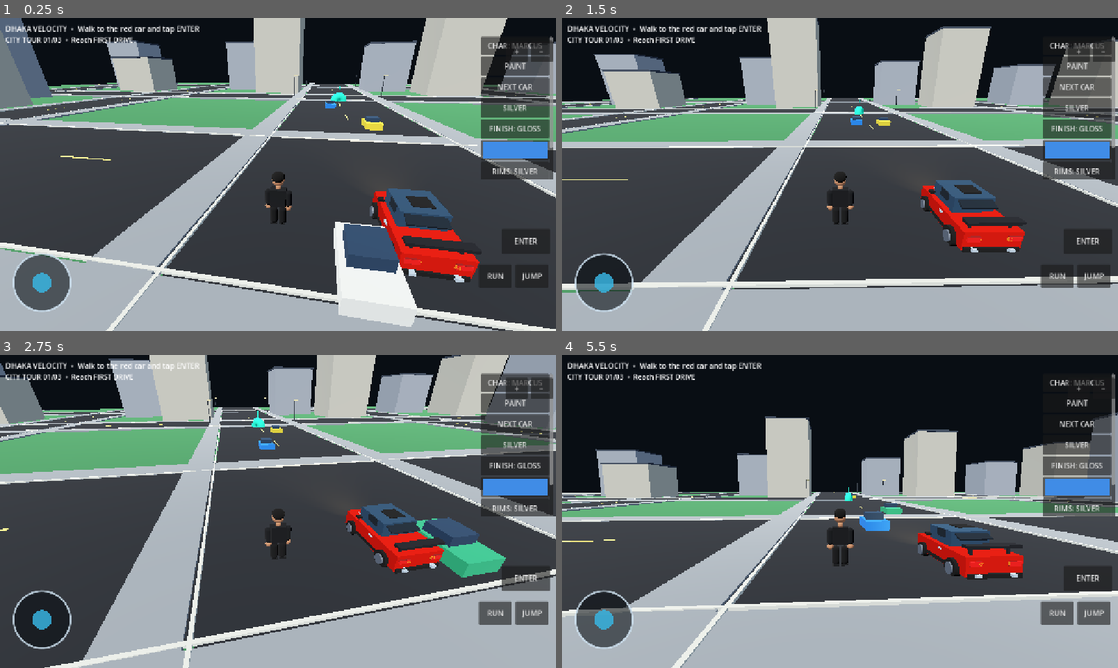
Above: before the commit, frames 1-4 (two rows, left to right).
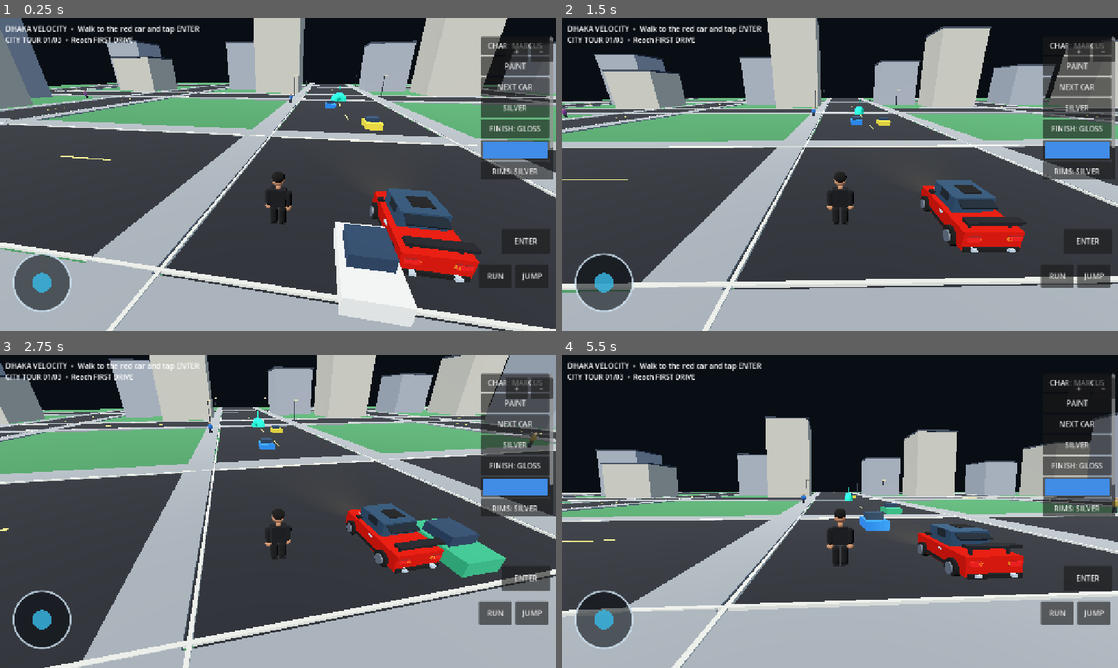
Above: after the commit, the same moments.

Repository: mahadihhassan8907-wq/Dhaka-Velocity-
Game: Godot game, scene res://Main.tscn
Same seed, same stepped clock (60 frames per second), same inputs: the game is played once before the commit and once after it.
Inputs (mouse positions are in pixels of both pictures, inside the frame that each line leads up to):
- Up to frame 1 (0.25 s): no input
- Up to frame 2 (1.5 s): tap Enter at 0.5, 1.25 s; move the mouse to (962, 158) at 0.52 s; click (962, 158) at 0.67 s; drag from (728, 190) to (812, 237) at 1.27 s
- Up to frame 3 (2.75 s): tap Enter at 2 s; move the mouse to (333, 442) at 2.02 s; click (333, 442) at 2.17 s
- Up to frame 4 (5.5 s): tap Enter at 2.75, 3.5, 4.25 s; drag from (812, 574) to (673, 464) at 2.77 s; move the mouse to (1006, 558) at 3.52 s; click (1006, 558) at 3.67 s; drag from (673, 464) to (756, 433) at 4.27 s; move the mouse to (867, 511) at 5.02 s; click (867, 511) at 5.17 s

The runs differ from the first frame. In frame 1, less than 0.1% of the frame differs, in the area x 15-53%, y 23-28%; in frame 2, less than 0.1%; in frame 3, less than 0.1%, in the area x 37-97%, y 21-30%; in frame 4, less than 0.1%.

Commit message:
Add lightweight walking pedestrians to city sidewalks

Diff:
--- a/Scripts/DhakaVelocity_v8.gd
+++ b/Scripts/DhakaVelocity_v8.gd
@@ -178,6 +178,7 @@
 ]
 var mission_names: Array[String] = ["FIRST DRIVE", "NORTH GATE", "WEST AVENUE"]
 var traffic_cars: Array[Node3D] = []
+var pedestrians: Array[Dictionary] = []
 var brake_lamps: Array[MeshInstance3D] = []
 var reverse_lamps: Array[MeshInstance3D] = []
 var headlight_nodes: Array[SpotLight3D] = []
@@ -215,6 +216,7 @@
 	_build_player()
 	_build_car()
 	_build_traffic()
+	_build_pedestrians()
 	_build_checkpoint()
 	_build_camera()
 	_build_ui()
@@ -411,6 +413,65 @@
 	pole.material_override = _mat(Color(0.16, 0.18, 0.20))
 	lamp.add_child(pole)
 	_box(lamp, Vector3(0.95, 0.16, 0.42), Vector3(0.34, 5.12, 0.0), Color(0.90, 0.82, 0.56))
+
+
+func _build_pedestrians() -> void:
+	# Lightweight ambient pedestrians establish everyday city life on the sidewalks.
+	var pedestrian_specs: Array[Dictionary] = [
+		{"position": Vector3(-9.5, 0.0, -34.0), "axis": Vector3(0.0, 0.0, 1.0), "min": -43.0, "max": -19.0, "speed": 1.15, "jacket": Color(0.16, 0.38, 0.68), "pants": Color(0.12, 0.14, 0.18)},
+		{"position": Vector3(9.5, 0.0, 34.0), "axis": Vector3(0.0, 0.0, -1.0), "min": 19.0, "max": 43.0, "speed": 1.05, "jacket": Color(0.62, 0.25, 0.16), "pants": Color(0.18, 0.19, 0.22)},
+		{"position": Vector3(-34.0, 0.0, 9.5), "axis": Vector3(1.0, 0.0, 0.0), "min": -43.0, "max": -19.0, "speed": 1.0, "jacket": Color(0.18, 0.48, 0.32), "pants": Color(0.14, 0.16, 0.19)},
+		{"position": Vector3(34.0, 0.0, -9.5), "axis": Vector3(-1.0, 0.0, 0.0), "min": 19.0, "max": 43.0, "speed": 1.2, "jacket": Color(0.58, 0.48, 0.20), "pants": Color(0.15, 0.17, 0.20)},
+		{"position": Vector3(-57.5, 0.0, -34.0), "axis": Vector3(0.0, 0.0, 1.0), "min": -43.0, "max": -19.0, "speed": 0.95, "jacket": Color(0.48, 0.24, 0.50), "pants": Color(0.13, 0.15, 0.18)},
+		{"position": Vector3(57.5, 0.0, 34.0), "axis": Vector3(0.0, 0.0, -1.0), "min": 19.0, "max": 43.0, "speed": 1.1, "jacket": Color(0.20, 0.46, 0.54), "pants": Color(0.16, 0.16, 0.17)}
+	]
+	for spec in pedestrian_specs:
+		var pedestrian := CharacterBody3D.new()
+		pedestrian.name = "City_Pedestrian"
+		pedestrian.position = spec["position"]
+		var collision := CollisionShape3D.new()
+		var capsule := CapsuleShape3D.new()
+		capsule.radius = 0.28
+		capsule.height = 1.75
+		collision.shape = capsule
+		collision.position.y = 0.88
+		pedestrian.add_child(collision)
+		add_child(pedestrian)
+		_character_capsule(pedestrian, 0.25, 0.82, Vector3(0.0, 1.18, 0.0), spec["jacket"])
+		_character_sphere(pedestrian, 0.18, Vector3(0.0, 1.76, 0.0), Color(0.72, 0.55, 0.40))
+		var left_leg := _character_capsule(pedestrian, 0.115, 0.72, Vector3(-0.13, 0.48, 0.0), spec["pants"])
+		var right_leg := _character_capsule(pedestrian, 0.115, 0.72, Vector3(0.13, 0.48, 0.0), spec["pants"])
+		_character_capsule(pedestrian, 0.09, 0.62, Vector3(-0.31, 1.18, 0.0), spec["jacket"])
+		_character_capsule(pedestrian, 0.09, 0.62, Vector3(0.31, 1.18, 0.0), spec["jacket"])
+		pedestrians.append({
+			"body": pedestrian,
+			"axis": spec["axis"],
+			"min": spec["min"],
+			"max": spec["max"],
+			"speed": spec["speed"],
+			"left_leg": left_leg,
+			"right_leg": right_leg
+		})
+
+
+func _move_pedestrians(delta: float) -> void:
+	var walk_time := float(Time.get_ticks_msec()) * 0.001
+	for pedestrian in pedestrians:
+		var body := pedestrian["body"] as CharacterBody3D
+		var axis: Vector3 = pedestrian["axis"]
+		var coordinate := body.position.x if absf(axis.x) > 0.5 else body.position.z
+		if coordinate >= float(pedestrian["max"]):
+			axis = -axis
+		elif coordinate <= float(pedestrian["min"]):
+			axis = -axis
+		pedestrian["axis"] = axis
+		var walk_speed := float(pedestrian["speed"])
+		body.velocity = axis * walk_speed
+		body.move_and_slide()
+		var phase := sin(walk_time * walk_speed * 5.0) * 0.42
+		(pedestrian["left_leg"] as MeshInstance3D).rotation.x = phase
+		(pedestrian["right_leg"] as MeshInstance3D).rotation.x = -phase
+
 
 func _character_capsule(parent: Node3D, radius: float, height: float, pos: Vector3, color: Color) -> MeshInstance3D:
 	var mesh := CapsuleMesh.new()
@@ -1315,6 +1376,7 @@
 
 func _physics_process(delta: float) -> void:
 	_move_traffic(delta)
+	_move_pedestrians(delta)
 	if driving:
 		var using_nitro := nitro_pressed and throttle_input > 0.0 and nitro_energy > 0.0 and not brake_pressed
 		if using_nitro:
